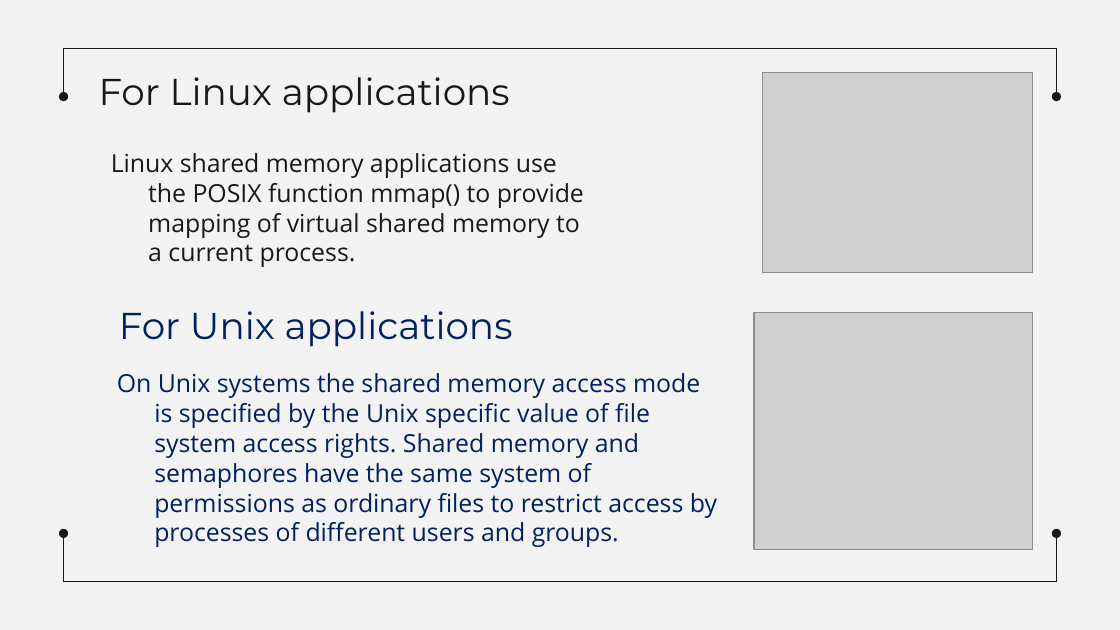
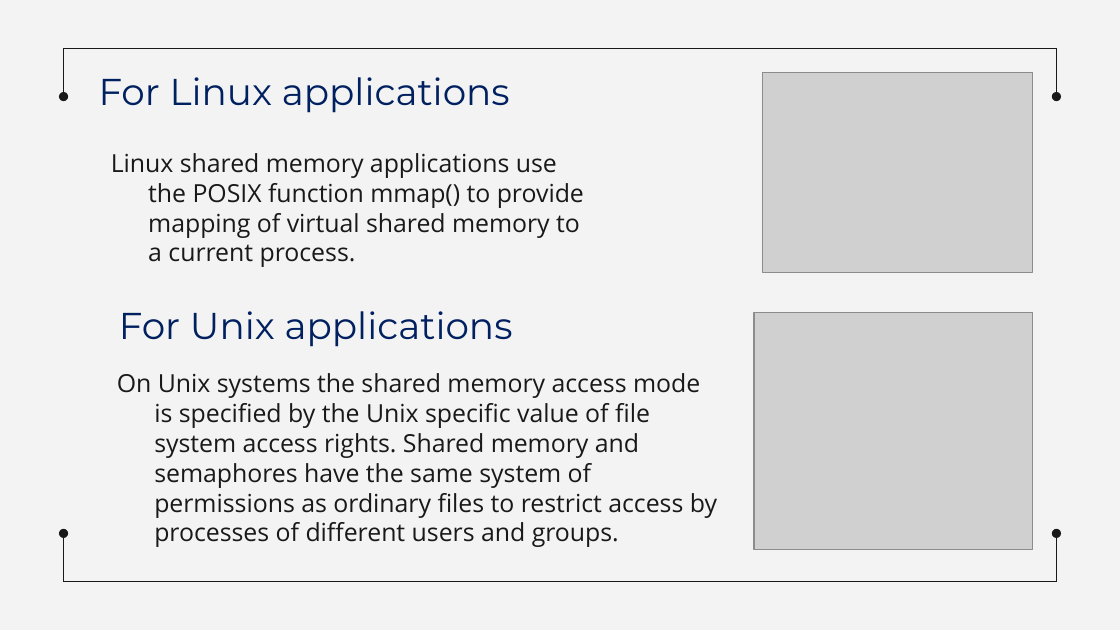
Before and after one commit to MahmoudEssam707/Operating-System, a slide deck: slide 21 of Presentaion on Shared Memory Machines/Sharing Memory Machines - Copy.pptx. Drawn at 1120x630 pixels with LibreOffice and Linux fonts; fonts in the diff are those of the drawing; grey boxes stand for pictures. Boxes give left, top, right and bottom in pixels: in the first picture for what was removed or moved away, otherwise in the second. Text is boxed around its words. In the diff, an @@ line names an element or a change of style, - is before the commit and + after.

```diff
--- a/Presentaion on Shared Memory Machines/Sharing Memory Machines - Copy.pptx
+++ b/Presentaion on Shared Memory Machines/Sharing Memory Machines - Copy.pptx
@@ title "For Linux applications" at [99, 77, 510, 113]: text colour #191919 to #002060 @@
@@ text "On Unix systems the shared ..." at [117, 373, 717, 547]: text colour #002060 to #191919 @@
```
Also in this commit, not shown: 3 other slides changed.
